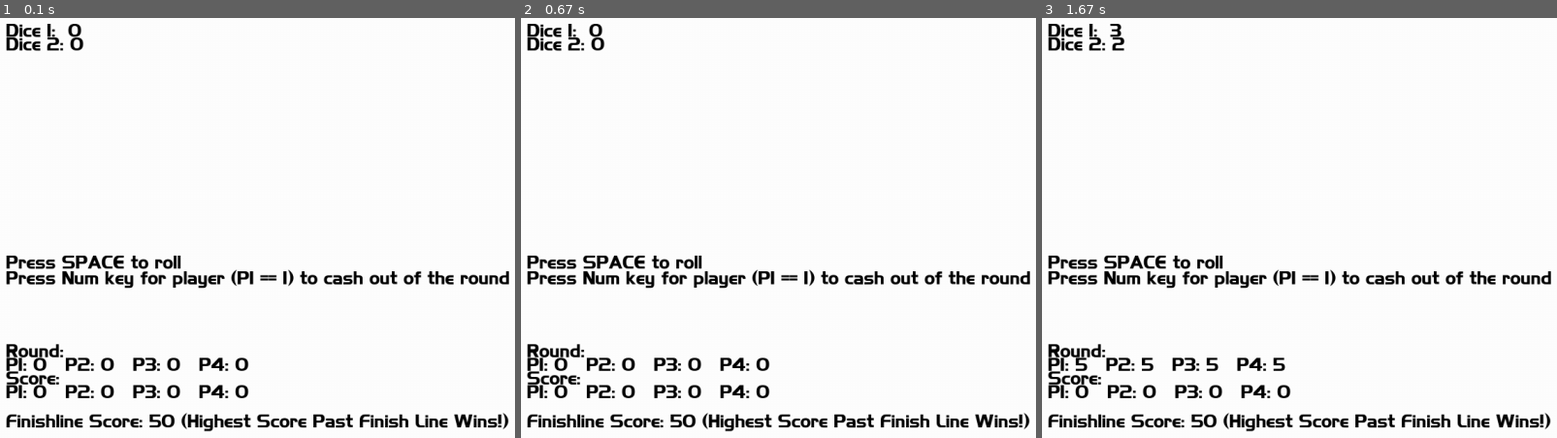
Above: before the commit, frames 1-3 (left to right).
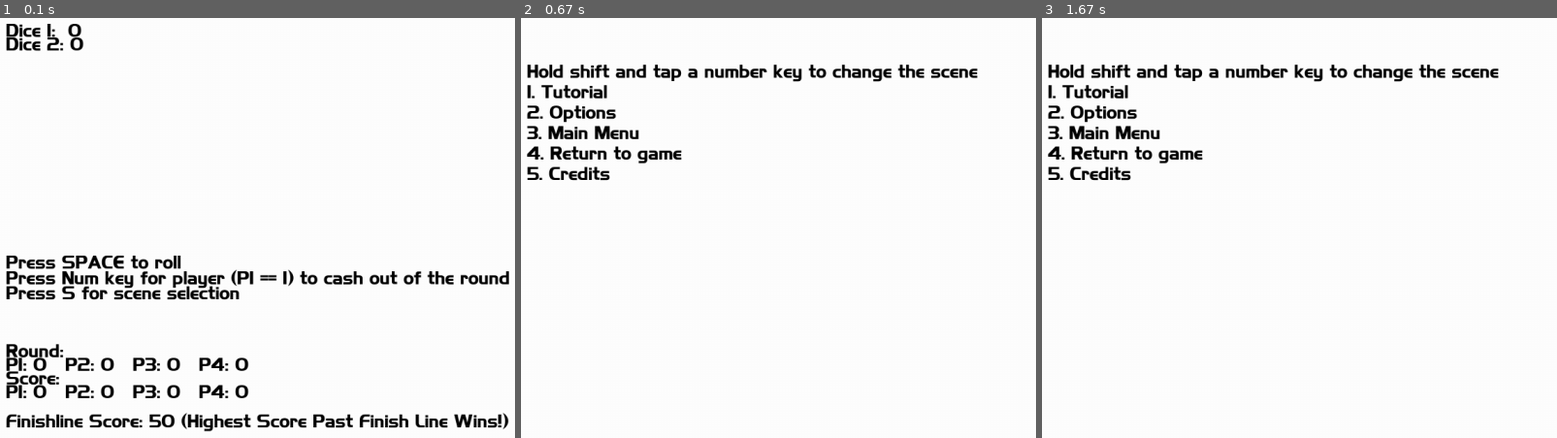
Above: after the commit, the same moments.

Repository: isaachraga/GammaRepo
Game: pygame game, started from SnakeEyes/Code/game.py
Same seed, same stepped clock (60 frames per second), same inputs: the game is played once before the commit and once after it.
Inputs:
- Up to frame 1 (0.1 s): no input
- Up to frame 2 (0.67 s): tap S at 0.33 s
- Up to frame 3 (1.67 s): tap Space at 0.67 s

The runs differ from the first frame. In frame 1, 0.8% of the frame differs, in the area x 1-47%, y 63-68%; in frame 2, 9.8%, in the area x 1-99%, y 1-99%; in frame 3, 9.8%.

Commit message:
complete scene manager

Diff:
--- /dev/null
+++ b/SnakeEyes/Code/Scenes/credits.py
@@ -0,0 +1,12 @@
+import pygame
+from settings import Settings
+
+class Credits:
+    def __init__(self, screen):
+        self.screen = screen
+        self.GAME_FONT = pygame.freetype.Font("Fonts/HighlandGothicFLF-Bold.ttf", Settings.FONT_SIZE)
+
+    def render(self):
+        self.screen.fill((255, 255, 255))
+        self.GAME_FONT.render_to(self.screen, (10, 130), "Credits", (0, 0, 0))
+        pygame.display.flip()
--- /dev/null
+++ b/SnakeEyes/Code/Scenes/main_menu.py
@@ -0,0 +1,12 @@
+import pygame
+from settings import Settings
+
+class MainMenu:
+    def __init__(self, screen):
+        self.screen = screen
+        self.GAME_FONT = pygame.freetype.Font("Fonts/HighlandGothicFLF-Bold.ttf", Settings.FONT_SIZE)
+
+    def render(self):
+        self.screen.fill((255, 255, 255))
+        self.GAME_FONT.render_to(self.screen, (10, 130), "Main Menu", (0, 0, 0))
+        pygame.display.flip()
--- /dev/null
+++ b/SnakeEyes/Code/Scenes/options.py
@@ -0,0 +1,12 @@
+import pygame
+from settings import Settings
+
+class Options:
+    def __init__(self, screen):
+        self.screen = screen
+        self.GAME_FONT = pygame.freetype.Font("Fonts/HighlandGothicFLF-Bold.ttf", Settings.FONT_SIZE)
+
+    def render(self):
+        self.screen.fill((255, 255, 255))
+        self.GAME_FONT.render_to(self.screen, (10, 130), "Options", (0, 0, 0))
+        pygame.display.flip()
--- /dev/null
+++ b/SnakeEyes/Code/Scenes/scene_selection.py
@@ -0,0 +1,17 @@
+import pygame
+from settings import Settings
+
+class SceneSelection:
+    def __init__(self, screen):
+        self.screen = screen
+        self.GAME_FONT = pygame.freetype.Font("Fonts/HighlandGothicFLF-Bold.ttf", Settings.FONT_SIZE)
+
+    def render(self):
+        self.screen.fill((255, 255, 255))
+        self.GAME_FONT.render_to(self.screen, (10, 70), "Hold shift and tap a number key to change the scene", (0, 0, 0))
+        self.GAME_FONT.render_to(self.screen, (10, 100), "1. Tutorial", (0, 0, 0))
+        self.GAME_FONT.render_to(self.screen, (10, 130), "2. Options", (0, 0, 0))
+        self.GAME_FONT.render_to(self.screen, (10, 160), "3. Main Menu", (0, 0, 0))
+        self.GAME_FONT.render_to(self.screen, (10, 190), "4. Return to game", (0, 0, 0))
+        self.GAME_FONT.render_to(self.screen, (10, 220), "5. Credits", (0, 0, 0))
+        pygame.display.flip()
--- /dev/null
+++ b/SnakeEyes/Code/Scenes/tutorial.py
@@ -0,0 +1,12 @@
+import pygame
+from settings import Settings
+
+class Tutorial:
+    def __init__(self, screen):
+        self.screen = screen
+        self.GAME_FONT = pygame.freetype.Font("Fonts/HighlandGothicFLF-Bold.ttf", Settings.FONT_SIZE)
+
+    def render(self):
+        self.screen.fill((255, 255, 255))
+        self.GAME_FONT.render_to(self.screen, (10, 130), "Tutorial", (0, 0, 0))
+        pygame.display.flip()
--- a/SnakeEyes/Code/core.py
+++ b/SnakeEyes/Code/core.py
@@ -2,6 +2,11 @@
 import pygame.freetype  # Import the freetype module.
 import random
 from settings import Settings
+from Scenes.scene_selection import SceneSelection
+from Scenes.options import Options
+from Scenes.main_menu import MainMenu
+from Scenes.tutorial import Tutorial
+from Scenes.credits import Credits
 
 ########## GAME ##########
 class Game:
@@ -18,8 +23,8 @@
         self.winScore = 50
         self.lastRound = False
         self.gameOverFlag = False
-
-        #self.player_pos = pygame.Vector2(self.screen.get_width() / 2, self.screen.get_height() / 2)
+        self.pause = False
+        self.scene = "game"
 
         self.p1 = Player()
         self.p2 = Player()
@@ -32,15 +37,38 @@
 
         self.Players = [self.p1, self.p2, self.p3, self.p4]
 
+        # Scenes
+        self.scene_selection = SceneSelection(self.screen)
+        self.options = Options(self.screen)
+        self.menu = MainMenu(self.screen)
+        self.tutorial = Tutorial(self.screen)
+        self.credits = Credits(self.screen)
+
     ##### Run Game Loop #####
     def run(self):
         self.running = True
         while self.running:
-            self.update()
-            self.render()
+            match self.scene:
+                case "game":
+                    self.update() # render game
+                    self.render()
+                case "scene":
+                    self.scene_selection.render()
+                case "options":
+                    self.options.render()
+                case "tutorial":
+                    self.tutorial.render()
+                case "menu":
+                    self.menu.render()
+                case "credits":
+                    self.credits.render()
+                case _:
+                    self.update()
+                    self.render()
+
+            self.inputManager()  # Always check for input events
+
         pygame.quit()
-
-
 
     ##### Update Game #####
     def update(self):
@@ -58,9 +86,9 @@
         self.GAME_FONT.render_to(self.screen, (10, 30), "Dice 2: "+str(self.num2), (0, 0, 0))
 
         self.GAME_FONT.render_to(self.screen, (10, 250), self.result, (0, 0, 0))
-
         self.GAME_FONT.render_to(self.screen, (10, 350), "Press SPACE to roll", (0, 0, 0))
         self.GAME_FONT.render_to(self.screen, (10, 370), "Press Num key for player (P1 == 1) to cash out of the round", (0, 0, 0))
+        self.GAME_FONT.render_to(self.screen, (10, 395), "Press S for scene selection", (0, 0, 0))
 
         self.GAME_FONT.render_to(self.screen, (10, 480), "Round:", (0, 0, 0))
         self.GAME_FONT.render_to(self.screen, (10, 500), "P1: "+str(self.p1.tmpScore)+"   P2: "+str(self.p2.tmpScore)+"   P3: "+str(self.p3.tmpScore)+"   P4: "+str(self.p4.tmpScore), (0, 0, 0))
@@ -144,6 +172,25 @@
                     self.p4.tmpScore = 0
                     self.p4.stillIn = False
 
+                # Scene Selection
+                if event.key == pygame.K_s:
+                    self.scene = "scene"
+
+                # keys when shift is held for scene selection
+                mods = pygame.key.get_mods()
+                shift_held = mods & pygame.KMOD_SHIFT
+
+                if shift_held:
+                    if event.key == pygame.K_1:
+                        self.scene = "tutorial"
+                    if event.key == pygame.K_2:
+                        self.scene = "options"
+                    if event.key == pygame.K_3:
+                        self.scene = "menu"
+                    if event.key == pygame.K_4:
+                        self.scene = "game"
+                    if event.key == pygame.K_5:
+                        self.scene = "credits"
 
     def roundCheck(self):
         count = 0
